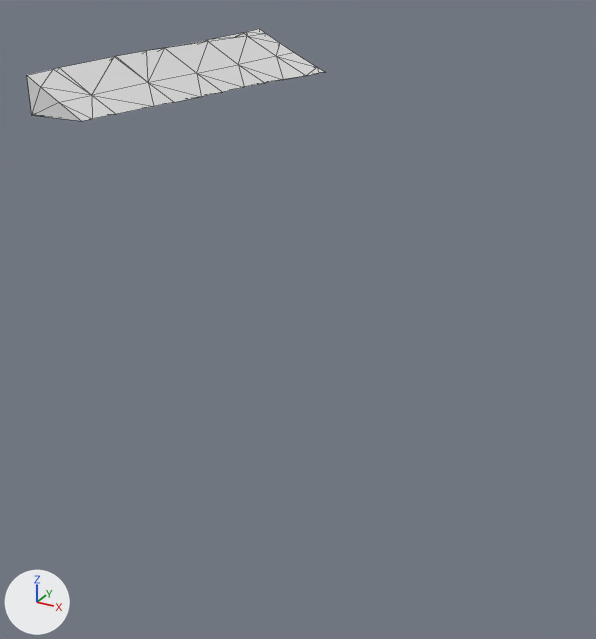
The glTF model assets/terrain/surface_pieces/surf_3_20.glb, before and after one commit.
Rendered twice from a camera (50 mm lens) standing at (-87.76, -1.9, -28.35) and looking at (-92.7, 7.07, -32.84). Every picture has the same lights, and +X, +Y and +Z are marked at lower left. The picture after the commit comes second. Mesh edges are drawn as thin lines. Where no turn or scale is listed for an object, it has been applied to the vertices.

The scene before the commit, as lines of its bpy script (objects in view):
```python
me_geometry_0 = bpy.data.meshes.new('geometry_0')
me_geometry_0.from_pydata(...)  # 42 vertices, 80 faces; spans x -95.0..-93.81, y 5.0..10.0, z -30.0..-29.4
ob_geometry_0 = bpy.data.objects.new('geometry_0', me_geometry_0)
ob_geometry_0.location = (0.0, 0.0, 0.0)
```
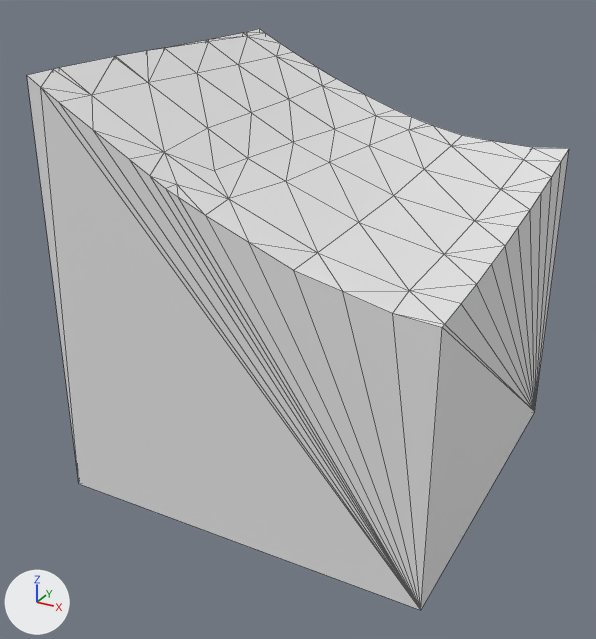
What changed in the scene script:
```text
Change me_geometry_0:
    used by ob_geometry_0; location = (0.0, 0.0, 0.0)
    remove me_geometry_0.from_pydata(...)  # 42 vertices, 80 faces; spans x -95.0..-93.81, y 5.0..10.0, z -30.0..-29.4
    add me_geometry_0.from_pydata(...)  # 88 vertices, 172 faces; spans x -95.0..-90.0, y 5.0..10.0, z -35.0..-29.4
    me_geometry_0 part 1
    13 vertices are removed from x -95.0..-93.81, y 5.0..10.0, z -30.0
    51 faces are deleted
    2 vertices move from x -94.24..-93.85, y 5.15..9.84, z -30.0 to x -94.11..-93.63, y 5.0..10.0, z -30.08
    59 vertices are added at x -95.0..-90.0, y 5.0..10.0, z -35.0..-30.13
    143 new faces join them
```

What differs and where, as boxes (x1, y1, x2, y2) in the pictures (596 x 639 px):
'geometry_0', reshaped (82% wider, 526% taller)
    before: (27, 29, 324, 121)
    after: (27, 29, 569, 610)
part 1 of me_geometry_0, built on
    before: (29, 56, 324, 121)
    after: (29, 56, 569, 610)
